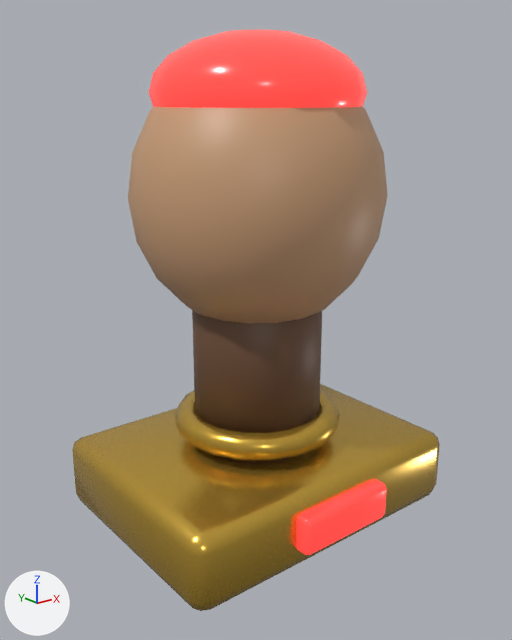
Two versions of the Blender file ArtSource/Blender/Documents/Doc_Stamp_Reject.blend, one commit apart.
One viewpoint serves both versions: a camera (50 mm lens) standing at (-0.0559, -0.0695, 0.0554) and looking at (-0.0013, -0.0013, 0.0281). Every picture has the same lights, and +X, +Y and +Z are marked at lower left. The first picture is the older version.

The first picture shows 'Stamp_Brass', 'Stamp_DarkWood', 'Stamp_StatusRed', 'Stamp_WarmWood'.
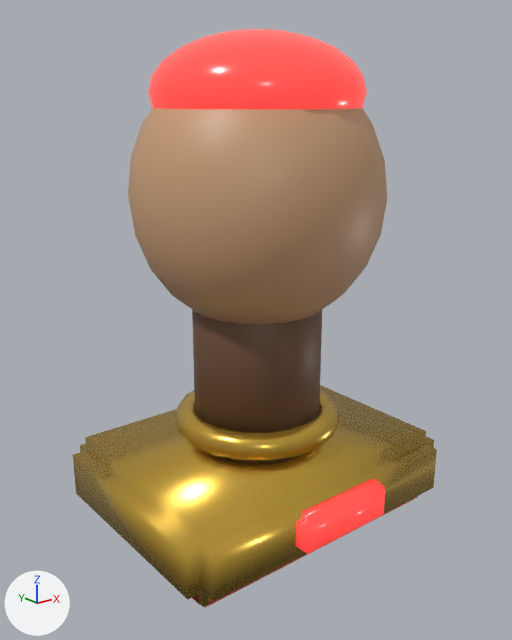
Boxes (x1, y1, x2, y2) around the edits, measured in the pictures (512 x 640 px; the box of a moved part takes in the faces that stretch with it):
'Stamp_Brass', reshaped
    before: (72, 384, 440, 611)
    after: (73, 385, 437, 607)
'Stamp_StatusRed', reshaped
    before: (149, 30, 387, 555)
    after: (148, 29, 385, 554)
part 1 of me_cube, cut back
    before: (72, 384, 440, 611)
    after: (73, 431, 436, 607)
part 2 of me_sphere_001, moved or reshaped
    before: (149, 30, 367, 108)
    after: (148, 29, 367, 109)
part 3 of me_sphere_001, cut back
    before: (296, 479, 387, 555)
    after: (297, 483, 385, 554)

The change in detail:
me_cube is used by ob_stamp_brass; parent ob_doc_stamp_reject; location (0.0, 0.0, 0.006).
me_cube had 200 vertices, 198 faces and spanned x -0.021..0.021, y -0.016..0.016, z -0.005..0.0098.
me_cube now has 176 vertices, 174 faces and spans x -0.021..0.021, y -0.016..0.016, z -0.005..0.0098.
Part 1, on me_cube:
32 vertices are removed from x -0.0204..0.0204, y -0.0154..0.0154, z -0.0044..0.0044.
48 faces are deleted.
8 vertices are added at x -0.019..0.019, y -0.014..0.014, z -0.003..0.003.
24 new faces join them.
me_sphere_001 is used by ob_stamp_statusred; parent ob_doc_stamp_reject; location (0.0, 0.0, 0.056).
me_sphere_001 had 202 vertices, 214 faces and spanned x -0.013..0.013, y -0.018..0.013, z -0.052..0.007.
me_sphere_001 now has 254 vertices, 270 faces and spans x -0.013..0.013, y -0.018..0.013, z -0.052..0.007.
me_sphere_001 part 2: 140 vertices removed from x -0.0124..0.0124, y -0.0124..0.0124, z -0.0067..0.0067; 216 vertices added at x -0.0126..0.0126, y -0.0126..0.0126, z -0.0068..0.0068.
me_sphere_001 part 3: 32 vertices removed from x -0.0068..0.0068, y -0.0178..-0.0152, z -0.0518..-0.0472; 8 vertices added at x -0.0062..0.0062, y -0.0172..-0.0158, z -0.0512..-0.0478.
